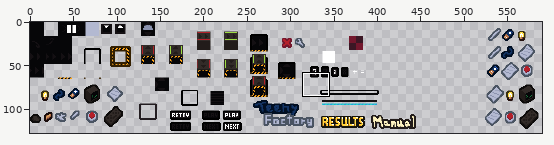
Sprite sheet, stored at sprites.png. The picture above shows the old version from afar; the outline marks the close-up.
Close-up. Old version:
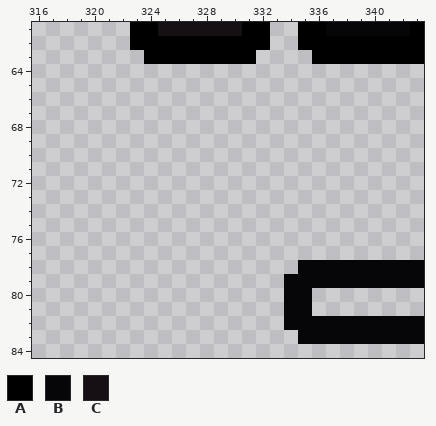
The file is 592x128 pixels. Colours within 5 levels of each other are drawn and written as one. Shown: x 316..343, y 61..84. The wide view leaves out empty margins.
Palette (. is transparent): A #000000  B #060608  C #141013
Pixels before, first column x 323:
61 AACCCCCCAA..AABBBBBBA
62 AAAAAAAAAA..AAAAAAAAA
63 .AAAAAAAA....AAAAAAAA
64 .....................
65 .....................
66 .....................
67 .....................
68 .....................
69 .....................
70 .....................
71 .....................
72 .....................
73 .....................
74 .....................
75 .....................
76 .....................
77 .....................
78 ............BBBBBBBBB
79 ...........BBBBBBBBBB
80 ...........BB........
81 ...........BB........
82 ...........BBBBBBBBBB
83 ............BBBBBBBBB
The result:
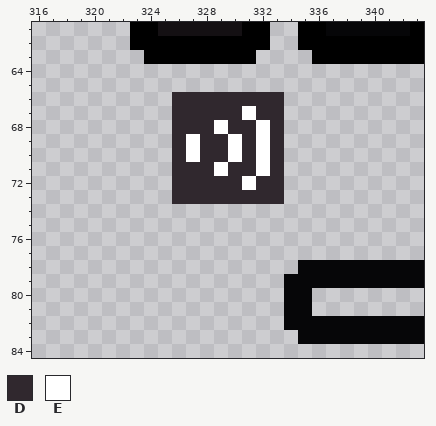
Colours new in this view: D #30282e  E #ffffff
Changes in this commit:
Colour D now appears in row 66 at x 326 to 333; in row 67 at x 326 to 330 and 332 to 333; in row 68 at x 326 to 328, 330 to 331 and 333; in rows 69 to 70 at x 326, 328 to 329, 331 and 333; in row 71 at x 326 to 328, 330 to 331 and 333; in row 72 at x 326 to 330 and 332 to 333.
Colour D now appears in row 73 at x 326 to 333.
Colour E now appears in row 67 at x 331; in row 68 at x 329 and 332; in rows 69 to 70 at x 327, 330 and 332; in row 71 at x 329 and 332; in row 72 at x 331.
Boxes around the changes in both close-ups, in picture pixels (x1, y1, x2, y2):
added: (172, 92, 284, 204)
